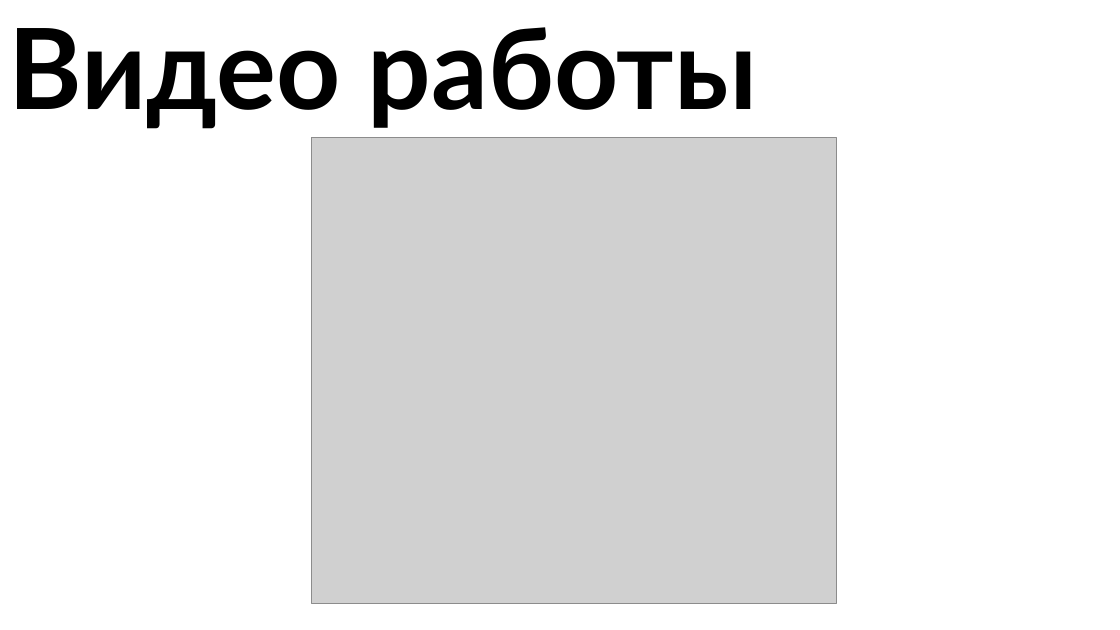
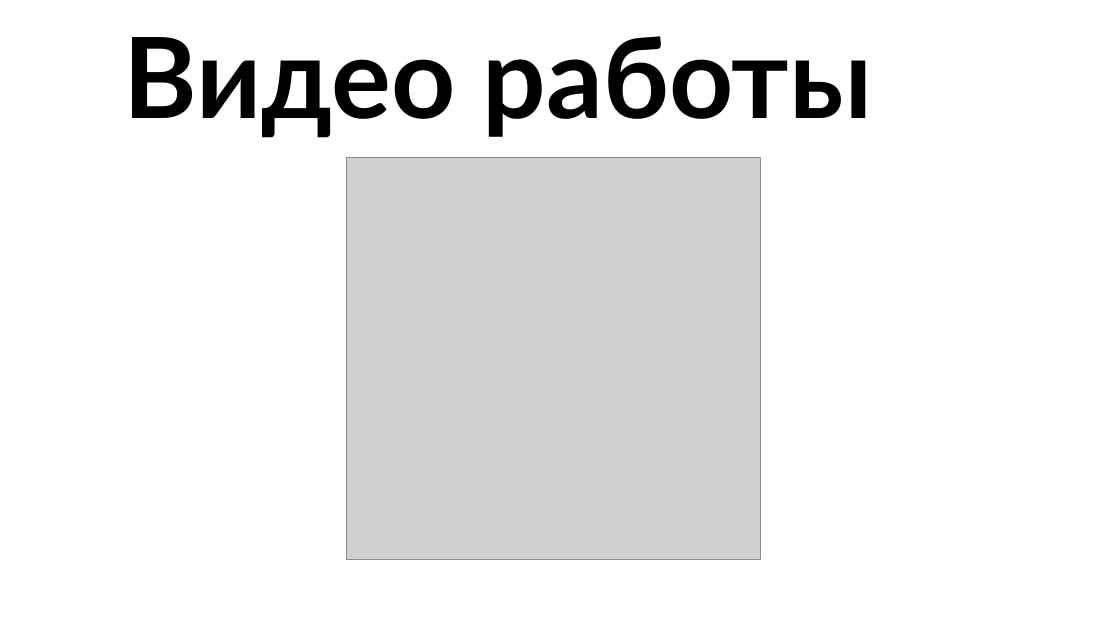
Before and after one commit to Igor-Sadovnikov/Saper_pygame_project, a slide deck: slide 7 of Minesweeper pygame.pptx. Drawn at 1120x630 pixels with LibreOffice and Linux fonts; fonts in the diff are those of the drawing; grey boxes stand for pictures; background and template pictures are left out. Boxes give left, top, right and bottom in pixels: in the first picture for what was removed or moved away, otherwise in the second. Text is boxed around its words. In the diff, an @@ line names an element or a change of style, - is before the commit and + after.

```diff
--- a/Minesweeper pygame.pptx
+++ b/Minesweeper pygame.pptx
@@ title "Видео работы": place and size @@
-title "Видео работы" at [8,27,758,129]
+title "Видео работы" at [123,36,873,138]
@@ picture: place and size @@
-picture at [312,138,837,603]
+picture at [346,158,761,560]
```
Also in this commit, not shown: 5 other slides changed, 2 other files.
